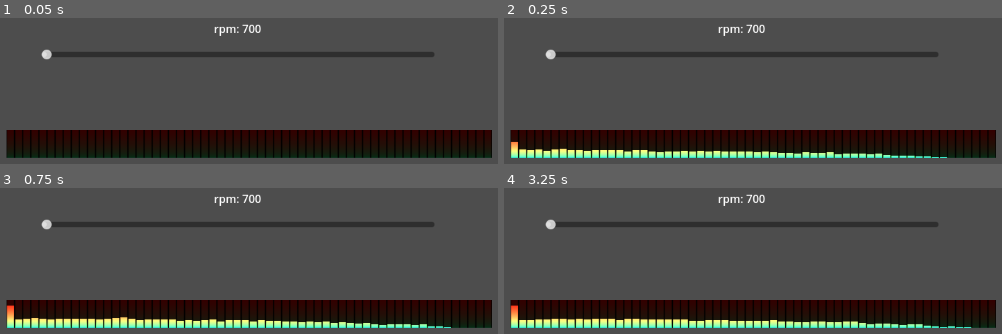
Above: before the commit, frames 1-4 (two rows, left to right).
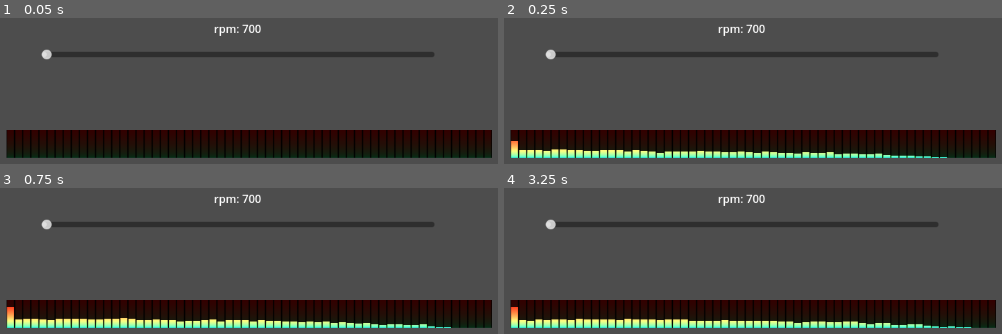
Above: after the commit, the same moments.

Repository: GrandClay/Engine-Sound-Synthesis-Demo
Game: Godot game, scene res://Source/control.tscn
The game is run twice, just before and just after one commit, with the same random seed, the same clock (stepped at 60 frames per second) and the same inputs.
Inputs:
- Up to frame 1 (0.05 s): no input
- Up to frame 2 (0.25 s): no input
- Up to frame 3 (0.75 s): no input
- Up to frame 4 (3.25 s): no input

Frame 1 is identical in both runs. In frame 2, 0.2% of the frame differs, in the area x 1-73%, y 84-94%; in frame 3, 0.2%; in frame 4, 0.3%, in the area x 1-80%, y 80-94%.

Commit message:
added new variable

Diff:
--- a/Source/control.gd
+++ b/Source/control.gd
@@ -8,7 +8,8 @@
 @export var strokes: int = 4
 
 @export_category("Sound Characteristics")
-@export_range(0.0, 1.0) var duty_cycle: float = 0.35
+@export_range(0.0, 1.0) var duty_cycle: float = 0.35 ## Changes how long the enigne pulses are. Lower numbers result in shorter pulses.
+@export_range(2, 20) var wave_quality: int = 10 ## Higher numbers result in poor performance.
 
 var rpm: float = 0.0
 var pulse_hz: float = 0.0
@@ -22,7 +23,7 @@
 	var to_fill: int = playback.get_frames_available()
 	while to_fill > 0:
 		var pulse_wave: float = 0.0
-		for i in range(1, 10):
+		for i in range(1, wave_quality):
 			pulse_wave += (1/i) * sin(PI * i * duty_cycle) * cos(TAU * i * phase) # Create the pulse wave with 10 iterations.
 
 		pulse_wave = pulse_wave * (4/PI) + (2*duty_cycle) - 1 # Amplitude and displacement correction of the pulse wave.
@@ -32,6 +33,7 @@
 		previous_white_noise = white_noise # White noise buffer used in the low pass filter.
 
 		var engine_sound: float = max(0, pulse_wave) * low_pass_noise # Apply pulse to the white noise.
+		#engine_sound += sin(phase * TAU)
 
 		playback.push_frame(Vector2.ONE * engine_sound) # Audio frames are stereo.
 		phase = fmod(phase + increment, 1.0)
--- a/default_bus_layout.tres
+++ b/default_bus_layout.tres
@@ -6,8 +6,10 @@
 [sub_resource type="AudioEffectReverb" id="AudioEffectReverb_cdk01"]
 resource_name = "Reverb"
 predelay_msec = 50.0
+predelay_feedback = 0.25
 room_size = 0.1
-wet = 0.25
+spread = 0.4
+wet = 0.15
 
 [resource]
 bus/0/effect/0/effect = SubResource("AudioEffectSpectrumAnalyzer_flc5u")
